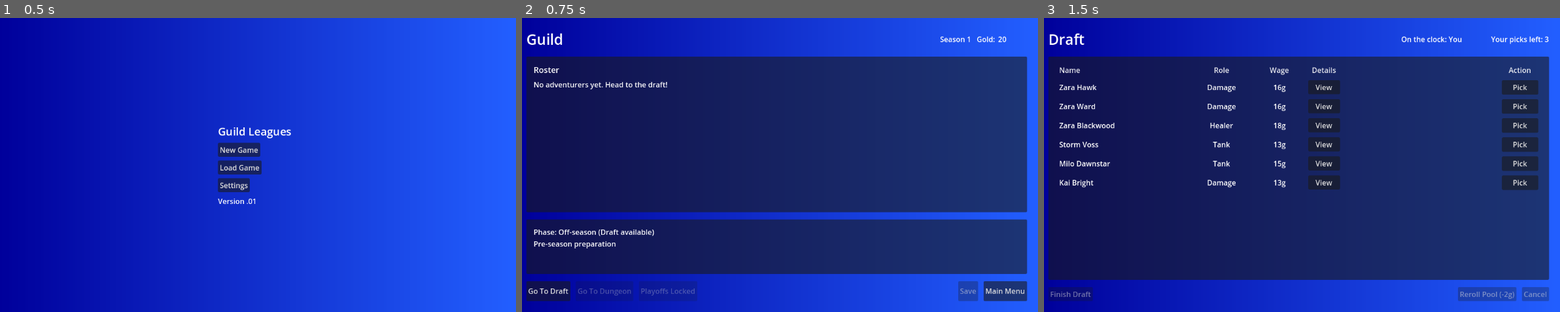
Above: before the commit, frames 1-3 (left to right).
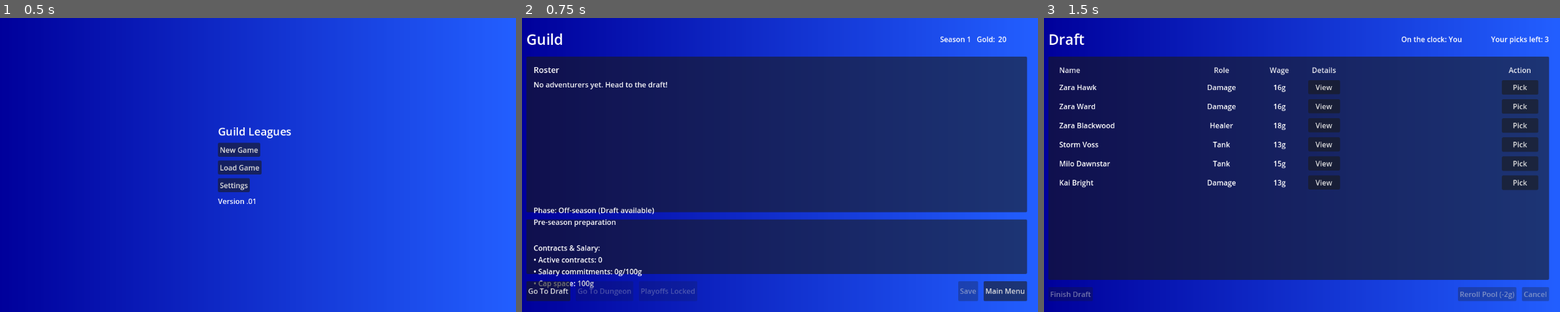
Above: after the commit, the same moments.

Repository: andrewgott112/GuildLeagues
Game: Godot game, scene res://scenes/screens/main_menu/main_menu.tscn
The game is run twice, just before and just after one commit, with the same random seed, the same clock (stepped at 60 frames per second) and the same inputs.
Inputs:
- Up to frame 1 (0.5 s): no input
- Up to frame 2 (0.75 s): click "New Game" at 0.5 s
- Up to frame 3 (1.5 s): click "Go To Draft" at 1.25 s

Frame 1 is identical in both runs. In frame 2, 1.4% of the frame differs, in the area x 2-26%, y 64-92%; in frame 3, nothing differs.

Commit message:
Contract system implementation

Diff:
--- a/resources/AITeam.gd
+++ b/resources/AITeam.gd
@@ -39,6 +39,11 @@
 # Team strategy tendencies
 @export var preferred_formation: String = "balanced"  # balanced, offensive, defensive, etc.
 @export var tactical_focus: Array = ["combat", "exploration"]  # what they prioritize
+
+# Contract and salary management
+@export var signed_contracts: Array = []  # References to Contract objects (stored in Game)
+@export var salary_cap: int = 100
+@export var current_salary_commitments: int = 0
 
 func _init():
 	if team_id == StringName():
@@ -253,3 +258,31 @@
 		team.tactical_focus = ["combat", "exploration"]
 
 	return team
+
+# ═══════════════════════════════════════════════════════════════════
+# CONTRACT MANAGEMENT
+# ═══════════════════════════════════════════════════════════════════
+
+func get_total_salary() -> int:
+	"""Calculate total salary commitments from contracts"""
+	# This will be calculated from Game's active_contracts
+	# For now, return cached value
+	return current_salary_commitments
+
+func update_salary_commitments(game_contracts: Array) -> void:
+	"""Update cached salary commitments from Game's contract list"""
+	current_salary_commitments = 0
+	signed_contracts.clear()
+
+	for contract in game_contracts:
+		if contract.team == self:
+			signed_contracts.append(contract)
+			current_salary_commitments += contract.salary_per_season
+
+func get_salary_space() -> int:
+	"""Calculate remaining salary cap space"""
+	return salary_cap - current_salary_commitments
+
+func can_afford_contract(salary: int) -> bool:
+	"""Check if team can afford a contract"""
+	return get_salary_space() >= salary
--- a/scenes/screens/draft_screen/DraftScreen.gd
+++ b/scenes/screens/draft_screen/DraftScreen.gd
@@ -254,14 +254,22 @@
 		return
 
 	var picked: Array = state.teams[PLAYER_TEAM]["roster"]
-	print("[DraftScreen] finish: committing %d picks to Game.roster" % picked.size())
-
-	# Append only new refs (avoid dupes if player re-enters)
-	for a in picked:
-		if !Game.roster.has(a):
-			Game.roster.append(a)
-
-	print("[DraftScreen] Game.roster size after commit: %d" % Game.roster.size())
+	print("[DraftScreen] finish: signing contracts for %d picks" % picked.size())
+
+	# NEW: Sign contracts for drafted players (default: 3 seasons, wage from character)
+	for adventurer in picked:
+		var seasons = 3  # Default contract length for draft picks
+		var salary = adventurer.wage
+
+		# Sign the contract (this also adds to Game.roster)
+		Game.sign_contract(adventurer, null, seasons, salary)
+		print("[DraftScreen] Signed %s to %d season contract @ %dg/season" % [
+			adventurer.name, seasons, salary
+		])
+
+	print("[DraftScreen] Game.roster size after contracts: %d" % Game.roster.size())
+	print("[DraftScreen] Active contracts: %d" % Game.active_contracts.size())
+	print("[DraftScreen] Player salary: %d/%d" % [Game.get_player_total_salary(), Game.salary_cap])
 
 	Game.goto(Game.Phase.GUILD)
 	get_tree().change_scene_to_file("res://scenes/screens/guild_screen/guild_screen.tscn")
--- a/scenes/screens/guild_screen/GuildScreen.gd
+++ b/scenes/screens/guild_screen/GuildScreen.gd
@@ -24,6 +24,7 @@
 	_refresh_cta()
 	_populate_roster()
 	_update_progress_panel()
+	_update_contract_info()
 
 	# Refresh when game state changes
 	if Game.has_signal("phase_changed") and not Game.phase_changed.is_connected(_on_phase_or_season_changed):
@@ -200,10 +201,33 @@
 
 		season_stats_label.text = stats_text
 
+func _update_contract_info():
+	"""Display contract and salary cap information"""
+	# This will be displayed in the existing progress panel or a new section
+	var player_contracts = Game.get_player_contracts()
+	var total_salary = Game.get_player_total_salary()
+	var salary_space = Game.get_player_salary_space()
+
+	print("[Guild] Player Contracts: %d" % player_contracts.size())
+	print("[Guild] Total Salary: %d / %d" % [total_salary, Game.salary_cap])
+	print("[Guild] Remaining Space: %d" % salary_space)
+
+	# Add this info to the progress panel
+	if season_stats_label:
+		var current_text = season_stats_label.text
+		if current_text != "":
+			current_text += "\n"
+		current_text += "\nContracts & Salary:\n"
+		current_text += "• Active contracts: %d\n" % player_contracts.size()
+		current_text += "• Salary commitments: %dg/%dg\n" % [total_salary, Game.salary_cap]
+		current_text += "• Cap space: %dg" % salary_space
+		season_stats_label.text = current_text
+
 func _on_phase_or_season_changed(_arg: Variant = null) -> void:
 	_refresh_header()
 	_refresh_cta()
 	_update_progress_panel()
+	_update_contract_info()
 
 # NEW: Handle playoff match availability
 func _on_playoff_match_available():
--- a/scripts/autoload/Game.gd
+++ b/scripts/autoload/Game.gd
@@ -37,6 +37,157 @@
 	"playoff_performance": ""
 }
 
+# Contract management
+var active_contracts: Array = []  # Array of Contract objects
+var free_agent_pool: Array = []   # Array of AdventurerResource (no contracts)
+var salary_cap: int = 100          # Player's salary cap
+
+# ═══════════════════════════════════════════════════════════════════
+# CONTRACT SYSTEM
+# ═══════════════════════════════════════════════════════════════════
+
+class Contract:
+	var character  # AdventurerResource reference
+	var seasons_remaining: int
+	var salary_per_season: int
+	var team  # AITeamResource reference (or null for player team)
+	var signed_date: int  # Season number when signed
+	var is_player_contract: bool  # Quick check if this is player's contract
+
+	func _init(char, team_ref, seasons: int, salary: int, season_signed: int):
+		character = char
+		team = team_ref
+		seasons_remaining = seasons
+		salary_per_season = salary
+		signed_date = season_signed
+		is_player_contract = (team_ref == null)
+
+	func get_total_value() -> int:
+		return seasons_remaining * salary_per_season
+
+	func advance_season() -> bool:
+		"""Advance contract by one season. Returns true if expired."""
+		seasons_remaining -= 1
+		return seasons_remaining <= 0
+
+	func get_info_text() -> String:
+		var team_name = "Your Guild" if is_player_contract else team.team_name
+		return "%s: %d seasons @ %dg/season (Total: %dg)" % [
+			character.name,
+			seasons_remaining,
+			salary_per_season,
+			get_total_value()
+		]
+
+# ═══════════════════════════════════════════════════════════════════
+# CONTRACT MANAGEMENT
+# ═══════════════════════════════════════════════════════════════════
+
+func sign_contract(character, team_ref, seasons: int, salary: int) -> Contract:
+	"""Sign a character to a contract. team_ref is null for player team."""
+	var new_contract = Contract.new(character, team_ref, seasons, salary, season)
+	active_contracts.append(new_contract)
+
+	# Add to appropriate roster
+	if new_contract.is_player_contract:
+		if character not in roster:
+			roster.append(character)
+		print("[Game] Player signed %s: %d seasons @ %dg/season" % [character.name, seasons, salary])
+	else:
+		if character not in team_ref.roster:
+			team_ref.roster.append(character)
+		print("[Game] %s signed %s: %d seasons @ %dg/season" % [team_ref.team_name, character.name, seasons, salary])
+
+	# Remove from free agent pool if present
+	if character in free_agent_pool:
+		free_agent_pool.erase(character)
+
+	return new_contract
+
+func get_player_contracts() -> Array:
+	"""Get all player's active contracts"""
+	var player_contracts = []
+	for contract in active_contracts:
+		if contract.is_player_contract:
+			player_contracts.append(contract)
+	return player_contracts
+
+func get_team_contracts(team) -> Array:
+	"""Get all contracts for a specific team"""
+	var team_contracts = []
+	for contract in active_contracts:
+		if contract.team == team:
+			team_contracts.append(contract)
+	return team_contracts
+
+func get_player_total_salary() -> int:
+	"""Calculate player's current total salary commitments"""
+	var total = 0
+	for contract in get_player_contracts():
+		total += contract.salary_per_season
+	return total
+
+func get_player_salary_space() -> int:
+	"""Calculate player's remaining salary cap space"""
+	return salary_cap - get_player_total_salary()
+
+func can_afford_contract(salary: int) -> bool:
+	"""Check if player can afford a contract within salary cap"""
+	return get_player_salary_space() >= salary
+
+func process_contract_expirations() -> Dictionary:
+	"""Process contract expirations at end of season. Returns expired characters."""
+	print("[Game] Processing contract expirations...")
+
+	var expired_contracts = []
+	var expired_player_characters = []
+	var expired_ai_characters = []
+
+	# Advance all contracts and collect expired ones
+	for contract in active_contracts:
+		if contract.advance_season():
+			expired_contracts.append(contract)
+
+			if contract.is_player_contract:
+				expired_player_characters.append(contract.character)
+			else:
+				expired_ai_characters.append(contract.character)
+
+	# Remove expired contracts from active list
+	for expired_contract in expired_contracts:
+		active_contracts.erase(expired_contract)
+
+		# Remove character from team roster
+		if expired_contract.is_player_contract:
+			if expired_contract.character in roster:
+				roster.erase(expired_contract.character)
+		else:
+			if expired_contract.character in expired_contract.team.roster:
+				expired_contract.team.roster.erase(expired_contract.character)
+
+		# Add to free agent pool
+		if expired_contract.character not in free_agent_pool:
+			free_agent_pool.append(expired_contract.character)
+
+		print("[Game] Contract expired: %s (was with %s)" % [
+			expired_contract.character.name,
+			"Your Guild" if expired_contract.is_player_contract else expired_contract.team.team_name
+		])
+
+	return {
+		"player_losses": expired_player_characters,
+		"ai_losses": expired_ai_characters,
+		"total_expired": expired_contracts.size()
+	}
+
+func get_contract_for_character(character) -> Contract:
+	"""Find active contract for a character, if any"""
+	for contract in active_contracts:
+		if contract.character == character:
+			return contract
+	return null
+
+
 # ───────────────────────────────────────────────────────────────────
 # Phase helpers
 # ───────────────────────────────────────────────────────────────────
@@ -333,10 +484,6 @@
 		return false
 	return true
 
-# ───────────────────────────────────────────────────────────────────
-# Rest of the methods remain the same...
-# ───────────────────────────────────────────────────────────────────
-
 func finish_playoffs_and_roll_season() -> void:
 	if phase != Phase.PLAYOFFS:
 		return
@@ -351,11 +498,23 @@
 	}
 	season_results[season] = season_result
 
+	# NEW: Process contract expirations BEFORE season increment
+	var expiration_results = process_contract_expirations()
+	season_result["contract_expirations"] = expiration_results
+
+	# Show expiration notification if player lost anyone
+	if expiration_results.player_losses.size() > 0:
+		print("[Game] Player lost %d characters to free agency!" % expiration_results.player_losses.size())
+		for character in expiration_results.player_losses:
+			print("  - %s is now a free agent" % character.name)
+
 	season += 1
 	emit_signal("season_changed", season)
 
 	for ai_team in ai_teams:
 		ai_team.start_new_season()
+		# Update AI team salary commitments
+		ai_team.update_salary_commitments(active_contracts)
 
 	if player_team:
 		player_team.start_new_season()
@@ -369,6 +528,7 @@
 	goto(Phase.GUILD)
 
 	print("[Game] Season %d completed, starting season %d" % [season - 1, season])
+	print("[Game] Free agents available: %d" % free_agent_pool.size())
 	emit_signal("season_completed", season_result)
 
 func _calculate_player_playoff_performance() -> String:
Not shown, changed: Dev_Roadmap.md
